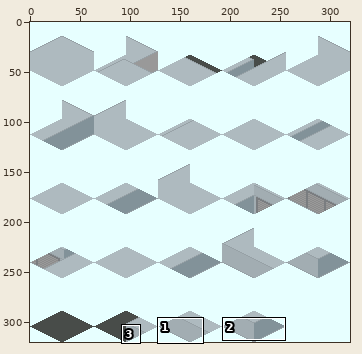
A sprite sheet gets an edit: RE_Amemiya_TSF/RE_Amemiya_TSF_Source.png. Above: a wide view before the commit, with the close-up outlined.
Close-up. Before:
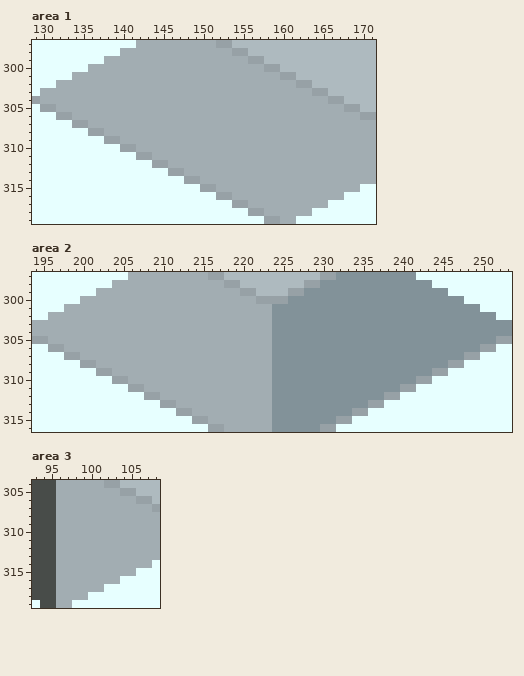
The file is 320x320 pixels. Shown: area 1: x 129..171, y 297..319; area 2: x 194..253, y 297..316; area 3: x 93..108, y 304..319. The commit also changed other parts of the picture, which this record leaves out.
The result:
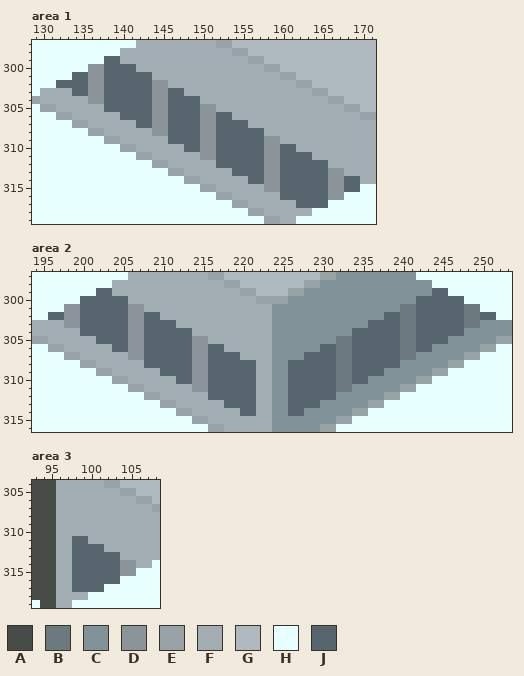
Palette (. is transparent): A #484c49  B #6c7a80  C #829299  D #8b9599  E #97a1a6  F #a2adb2  G #aebabf  H #e7ffff  J #57656f
Change:
Area 1:
y 299: x 138..139 FF -> JJ
y 300: x 136..141 FFFFFF -> DDJJJJ
y 301: x 134..143 FFFFFFFFFF -> JJDDJJJJJJ
y 302: x 132..145 FFFFFFFFFFFFFF -> JJJJDDJJJJJJDD
y 303: x 134..147 FFFFFFFFFFFFFF -> JJDDJJJJJJDDJJ
y 304: x 136..149 FFFFFFFFFFFFFF -> DDJJJJJJDDJJJJ
y 305: x 138..151 FFFFFFFFFFFFFF -> JJJJJJDDJJJJDD
y 306: x 140..153 FFFFFFFFFFFFFF -> JJJJDDJJJJDDJJ
y 307: x 142..155 FFFFFFFFFFFFFF -> JJDDJJJJDDJJJJ
y 308: x 144..157 FFFFFFFFFFFFFF -> DDJJJJDDJJJJJJ
y 309: x 146..159 FFFFFFFFFFFFFF -> JJJJDDJJJJJJDD
y 310: x 148..161 FFFFFFFFFFFFFF -> JJDDJJJJJJDDJJ
y 311: x 150..163 FFFFFFFFFFFFFF -> DDJJJJJJDDJJJJ
y 312: x 152..165 FFFFFFFFFFFFFF -> JJJJJJDDJJJJJJ
y 313: x 154..167 FFFFFFFFFFFFFF -> JJJJDDJJJJJJDD
y 314: x 156..169 FFFFFFFFFFFFFF -> JJDDJJJJJJDDJJ
y 315: x 158..169 FFFFFFFFFFFF -> DDJJJJJJDDJJ
y 316: x 160..167 FFFFFFFF -> JJJJJJDD
y 317: x 162..165 FFFF -> JJJJ
Area 2:
y 299: x 202..203 FF -> JJ; x 244..245 CC -> JJ
y 300: x 200..205 FFFFFF -> JJJJJJ; x 242..247 CCCCCC -> JJJJJJ
y 301: x 198..207 FFFFFFFFFF -> DDJJJJJJDD; x 240..249 CCCCCCCCCC -> BBJJJJJJBB
y 302: x 196..209 FFFFFFFFFFFFFF -> JJDDJJJJJJDDJJ; x 238..251 CCCCCCCCCCCCCC -> JJBBJJJJJJBBJJ
y 303: x 198..211 FFFFFFFFFFFFFF -> DDJJJJJJDDJJJJ; x 236..249 CCCCCCCCCCCCCC -> JJJJBBJJJJJJBB
y 304: x 200..213 FFFFFFFFFFFFFF -> JJJJJJDDJJJJJJ; x 234..247 CCCCCCCCCCCCCC -> JJJJJJBBJJJJJJ
y 305: x 202..215 FFFFFFFFFFFFFF -> JJJJDDJJJJJJDD; x 232..245 CCCCCCCCCCCCCC -> BBJJJJJJBBJJJJ
y 306: x 204..217 FFFFFFFFFFFFFF -> JJDDJJJJJJDDJJ; x 230..243 CCCCCCCCCCCCCC -> JJBBJJJJJJBBJJ
y 307: x 206..219 FFFFFFFFFFFFFF -> DDJJJJJJDDJJJJ; x 228..241 CCCCCCCCCCCCCC -> JJJJBBJJJJJJBB
y 308: x 208..221 FFFFFFFFFFFFFF -> JJJJJJDDJJJJJJ; x 226..239 CCCCCCCCCCCCCC -> JJJJJJBBJJJJJJ
y 309: x 210..221 FFFFFFFFFFFF -> JJJJDDJJJJJJ; x 226..237 CCCCCCCCCCCC -> JJJJJJBBJJJJ
y 310: x 212..221 FFFFFFFFFF -> JJDDJJJJJJ; x 226..235 CCCCCCCCCC -> JJJJJJBBJJ
y 311: x 214..221 FFFFFFFF -> DDJJJJJJ; x 226..233 CCCCCCCC -> JJJJJJBB
y 312: x 216..221 FFFFFF -> JJJJJJ; x 226..231 CCCCCC -> JJJJJJ
y 313: x 218..221 FFFF -> JJJJ; x 226..229 CCCC -> JJJJ
y 314: x 220..221 FF -> JJ; x 226..227 CC -> JJ
Area 3:
y 311: x 98..99 FF -> JJ
y 312: x 98..101 FFFF -> JJJJ
y 313: x 98..103 FFFFFF -> JJJJJJ
y 314..315: x 98..105 FFFFFFFF -> JJJJJJDD
y 316: x 98..103 FFFFFF -> JJJJJJ
y 317: x 98..101 FFFF -> JJJJ
Where, in picture pixels (left, top, right, bottom), the same in both close-ups:
changed: (56, 56, 360, 208)
changed: (48, 288, 496, 416)
changed: (72, 536, 136, 592)
